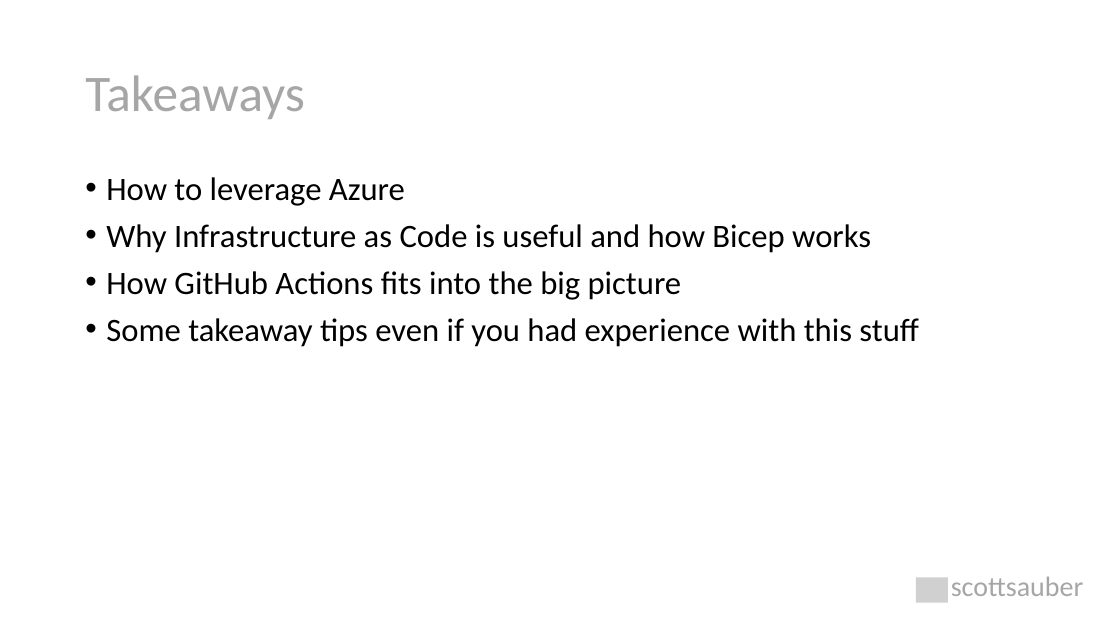
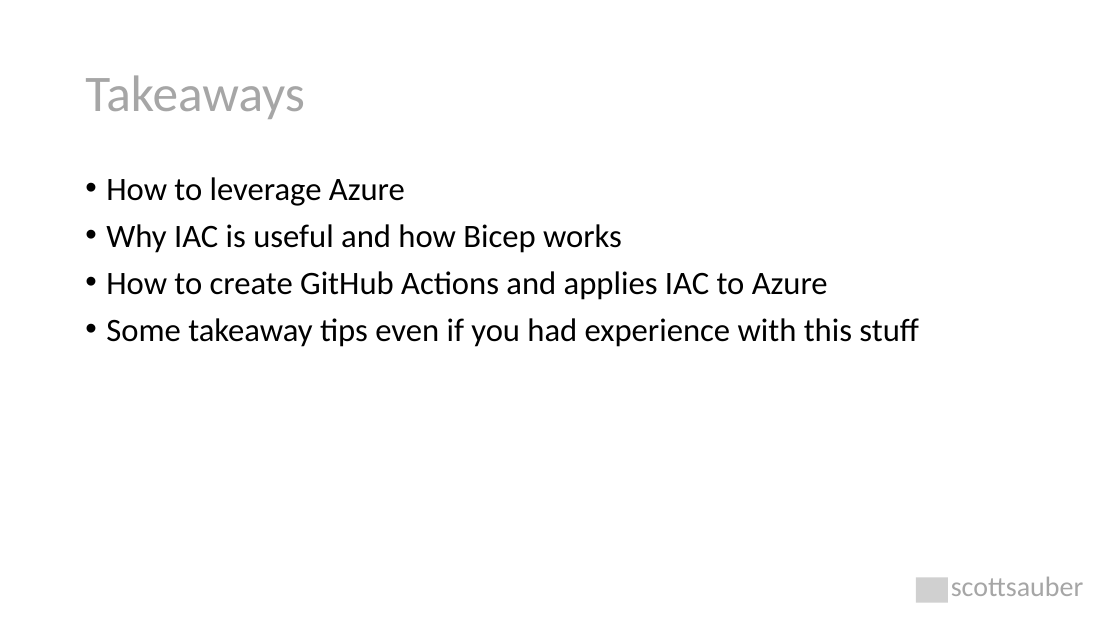
Before and after one commit to scottsauber/workshop-dotnet-azure-github-bicep, a slide deck: slide 72 of AzureDotNetBicep-Workshop.pptx (slide 57 before the commit). Drawn at 1120x630 pixels with LibreOffice and Linux fonts; fonts in the diff are those of the drawing; grey boxes stand for pictures. Boxes give left, top, right and bottom in pixels: in the first picture for what was removed or moved away, otherwise in the second. Text is boxed around its words. In the diff, an @@ line names an element or a change of style, - is before the commit and + after.

Commit message:
latest slides

```diff
--- a/AzureDotNetBicep-Workshop.pptx
+++ b/AzureDotNetBicep-Workshop.pptx
@@ text at [106, 224, 828, 300]: text changed @@
-• Why Infrastructure as Code is useful and how Bicep works
-• How GitHub Actions fits into the big picture
+• Why IAC is useful and how Bicep works
+• How to create GitHub Actions and applies IAC to Azure
```
Also in this commit, not shown: 7 other slides changed, 15 slides added, 1 other file.
